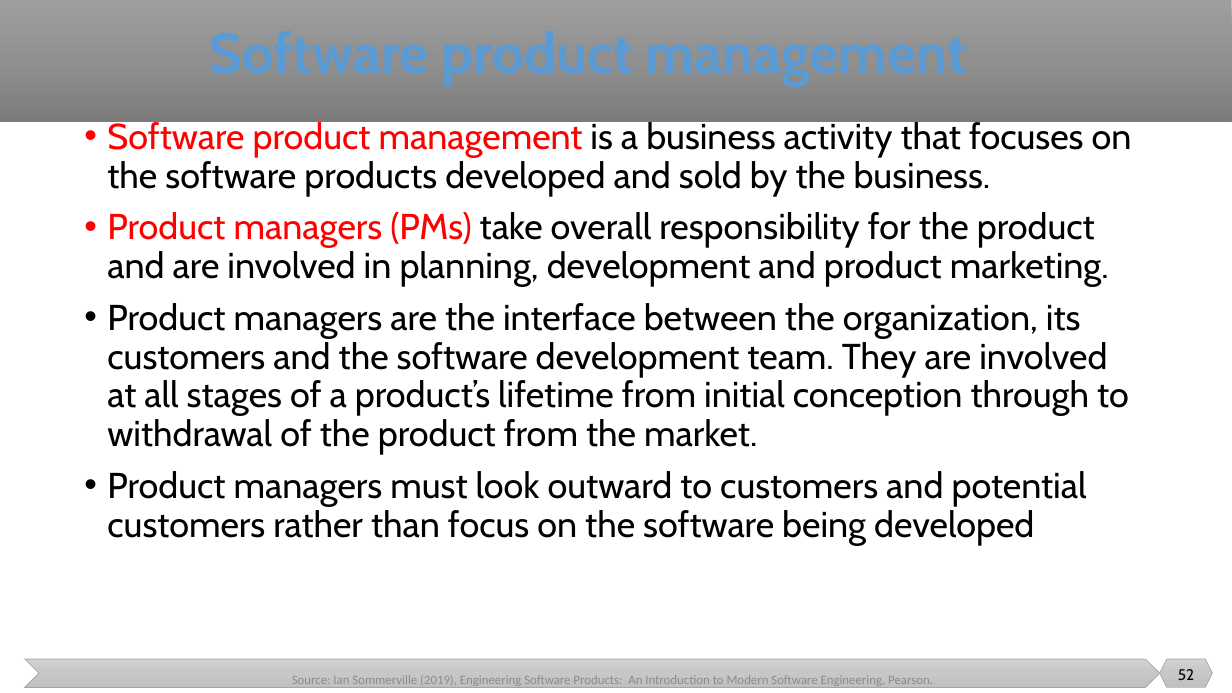
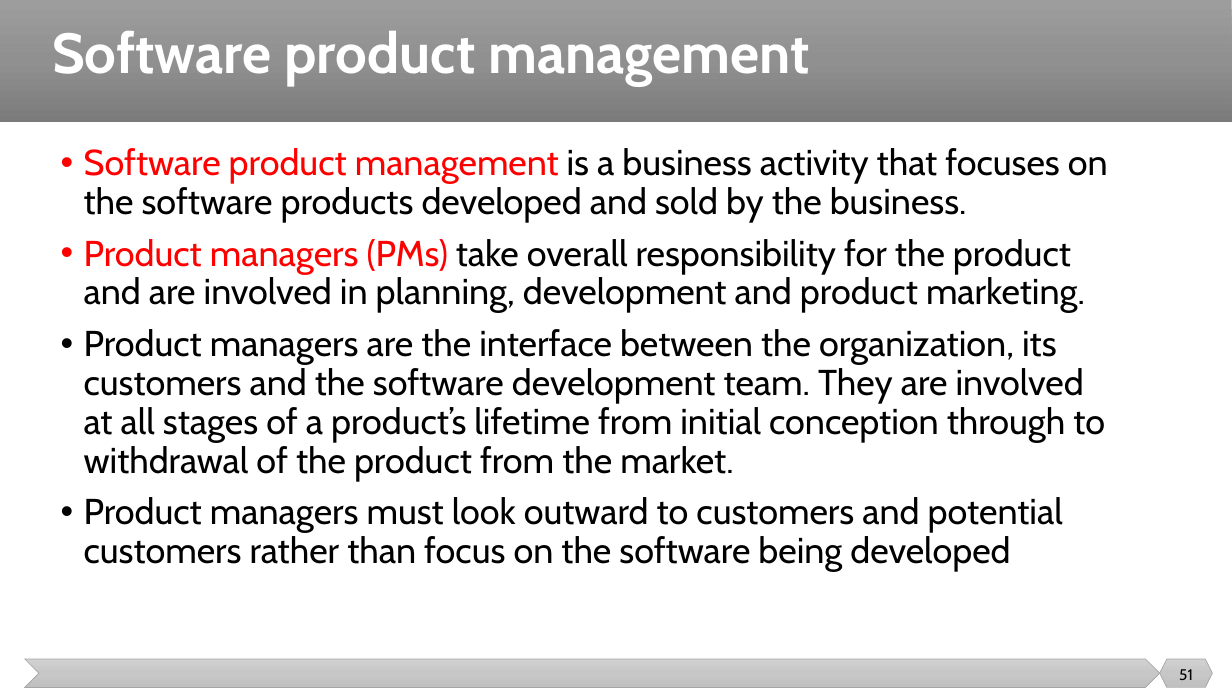
Before and after one commit to malenezi/malenezi, a slide deck: slide 51 of SE423/Lectures/2-Software Engineering/Software Engineering.pptx (slide 52 before the commit). Drawn at 1232x693 pixels with LibreOffice and Linux fonts; fonts in the diff are those of the drawing. Boxes give left, top, right and bottom in pixels: in the first picture for what was removed or moved away, otherwise in the second. Text is boxed around its words. In the diff, an @@ line names an element or a change of style, - is before the commit and + after.

```diff
--- a/SE423/Lectures/2-Software Engineering/Software Engineering.pptx
+++ b/SE423/Lectures/2-Software Engineering/Software Engineering.pptx
@@ title added at (52,31,810,86), 44 pt, text #FFFFFF, bold @@
+Software product management
@@ text "Software product management is a ...": place and size @@
-text "Software product management is a ..." at (107,119,1132,546)
+text "Software product management is a ..." at (84,148,1108,572)
@@ text removed at (292,675,933,689) @@
-Source: Ian Sommerville (2019), Engineering Software Products: An Introduction to Modern Software Engineering, Pearson.
@@ page number at (1179,669,1193,680): text changed @@
-52
+51
```
Also in this commit, not shown: 62 other slides changed, 1 slide added, 6 slides removed, 1 other file.
